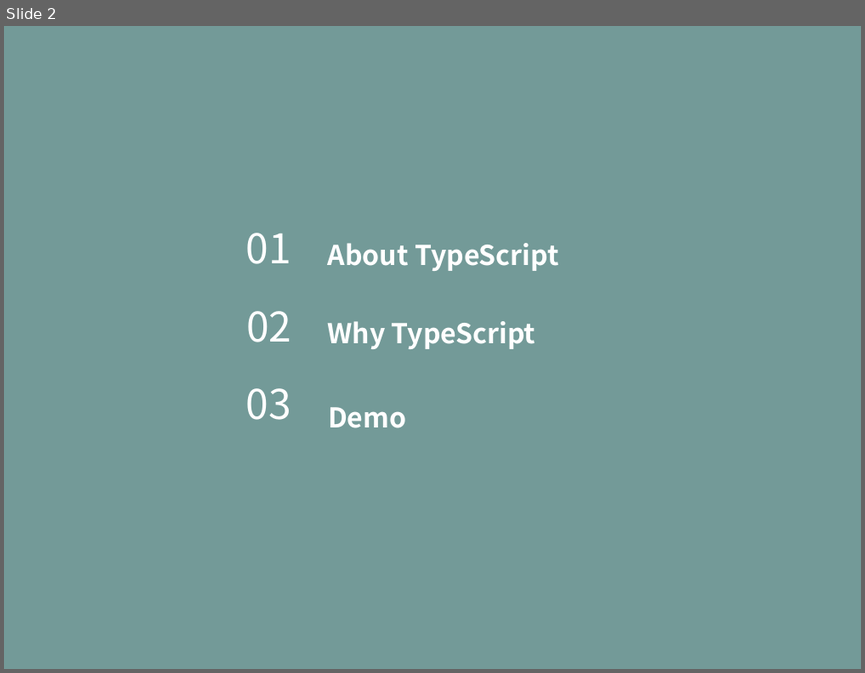
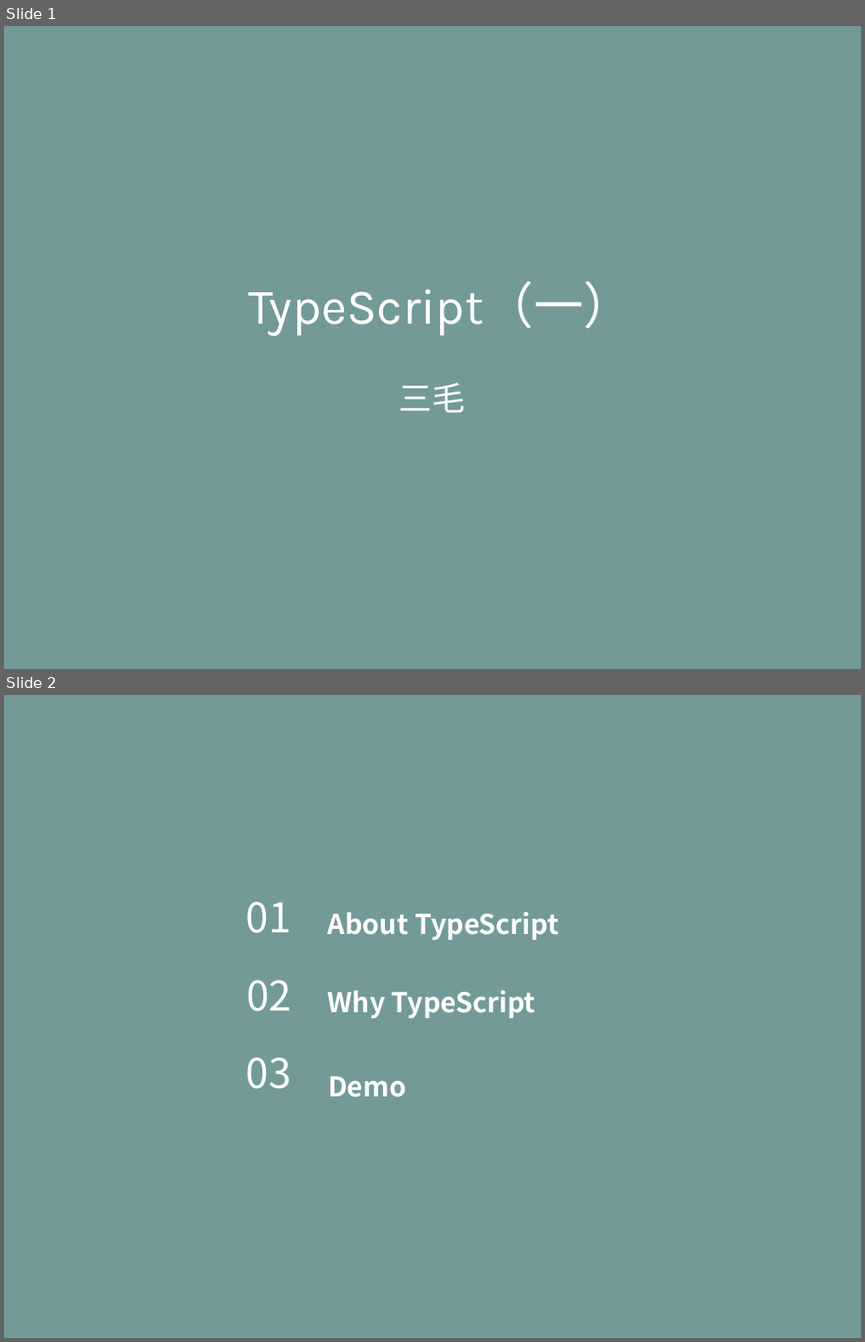
Before and after one commit to life0727/blog, a slide deck: ppt/typescript.pptx. Shown one above the other, each under a label of ours: slide 2 before the commit, slides 1 and 2 after it. The pictures are 865x673 and 865x1342 pixels, drawn with LibreOffice and Linux fonts; fonts in the diff are those of the drawing. Boxes give left, top, right and bottom in pixels: in the first picture for what was removed or moved away, otherwise in the second. Text is boxed around its words. In the diff, an @@ line names an element or a change of style, - is before the commit and + after.

```diff
--- a/ppt/typescript.pptx
+++ b/ppt/typescript.pptx
@@ slide 1 added at [4,26,861,669], background #739A98 @@
@@ text added at [248,281,633,335], 66 pt, text #FFFFFF @@
+TypeScript（一）
@@ text added at [398,382,465,413], 44 pt, text #FFFFFF @@
+三毛
```
Also in this commit, not shown: 10 other slides added, 6 slides removed, 1 other file.
